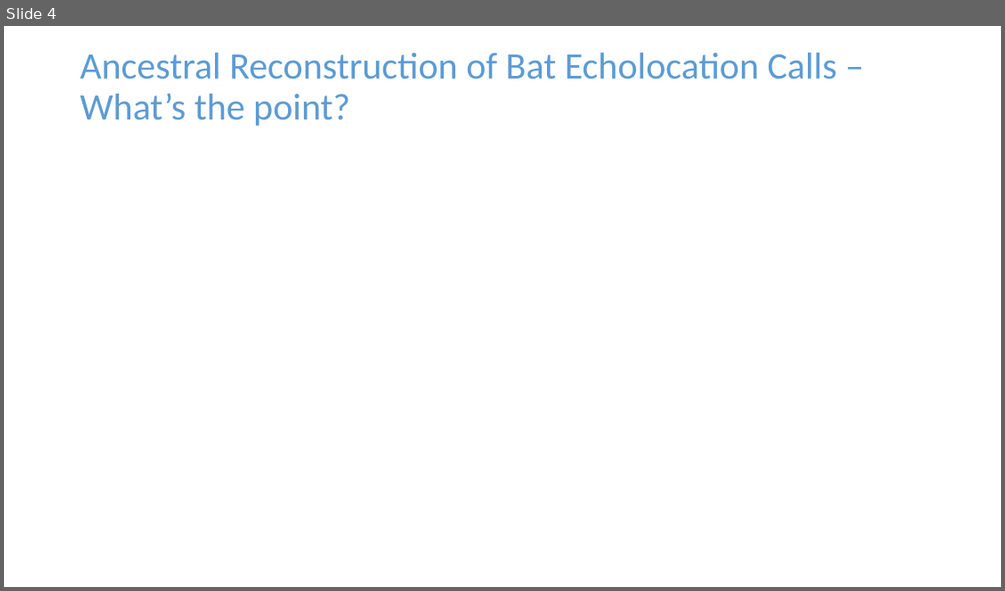
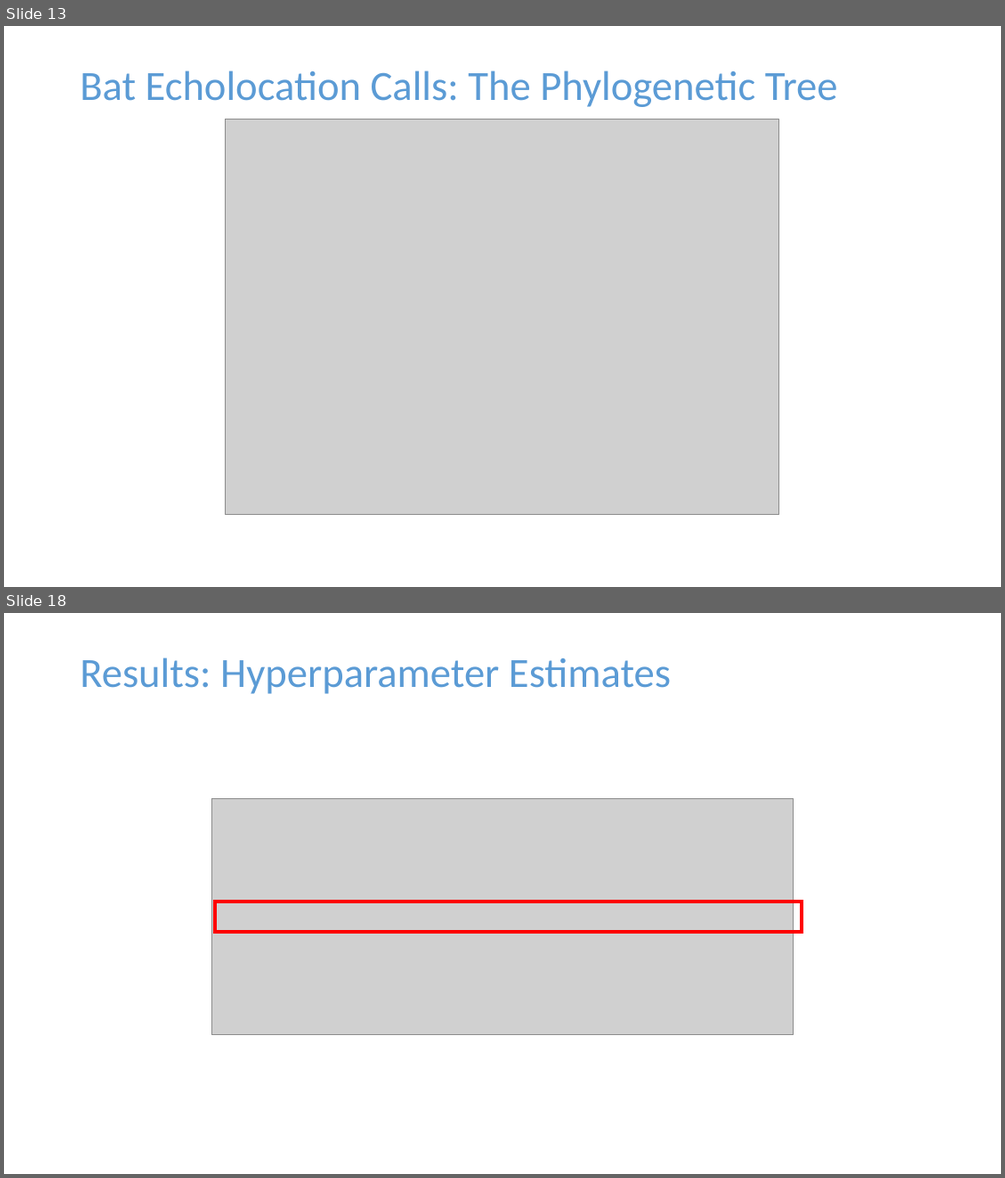
Before and after one commit to jpmeagher/SDS_Imperial, a slide deck: Presentation/Slides/Draft_0.pptx. Shown one above the other, each under a label of ours: slide 4 before the commit, slides 13 and 18 after it; the slides between them are not shown. The pictures are 1005x591 and 1005x1178 pixels, drawn with LibreOffice and Linux fonts; fonts in the diff are those of the drawing; grey boxes stand for pictures. Boxes give left, top, right and bottom in pixels: in the first picture for what was removed or moved away, otherwise in the second. Text is boxed around its words. In the diff, an @@ line names an element or a change of style, - is before the commit and + after.

```diff
--- a/Presentation/Slides/Draft_0.pptx
+++ b/Presentation/Slides/Draft_0.pptx
@@ slide 18 added at (x1=4, y1=613, x2=1001, y2=1174), background #FFFFFF @@
@@ title added at (x1=80, y1=657, x2=671, y2=694), 40 pt, text #5B9BD5 @@
+Results: Hyperparameter Estimates
@@ picture added at (x1=212, y1=798, x2=793, y2=1034) @@
@@ rectangle added at (x1=215, y1=901, x2=801, y2=932), outline #FF0000 3 pt @@
@@ what was slide 4 is now slide 13 @@
@@ slide 13 changed as well @@
@@ title at (x1=80, y1=70, x2=838, y2=107): text changed; size 36 to 40 pt @@
-Ancestral Reconstruction of Bat Echolocation Calls – What’s the point?
+Bat Echolocation Calls: The Phylogenetic Tree
@@ picture added at (x1=226, y1=119, x2=778, y2=514) @@
```
Also in this commit, not shown: 1 other slide changed, 18 other slides added, 3 slides removed, 2 other files.
